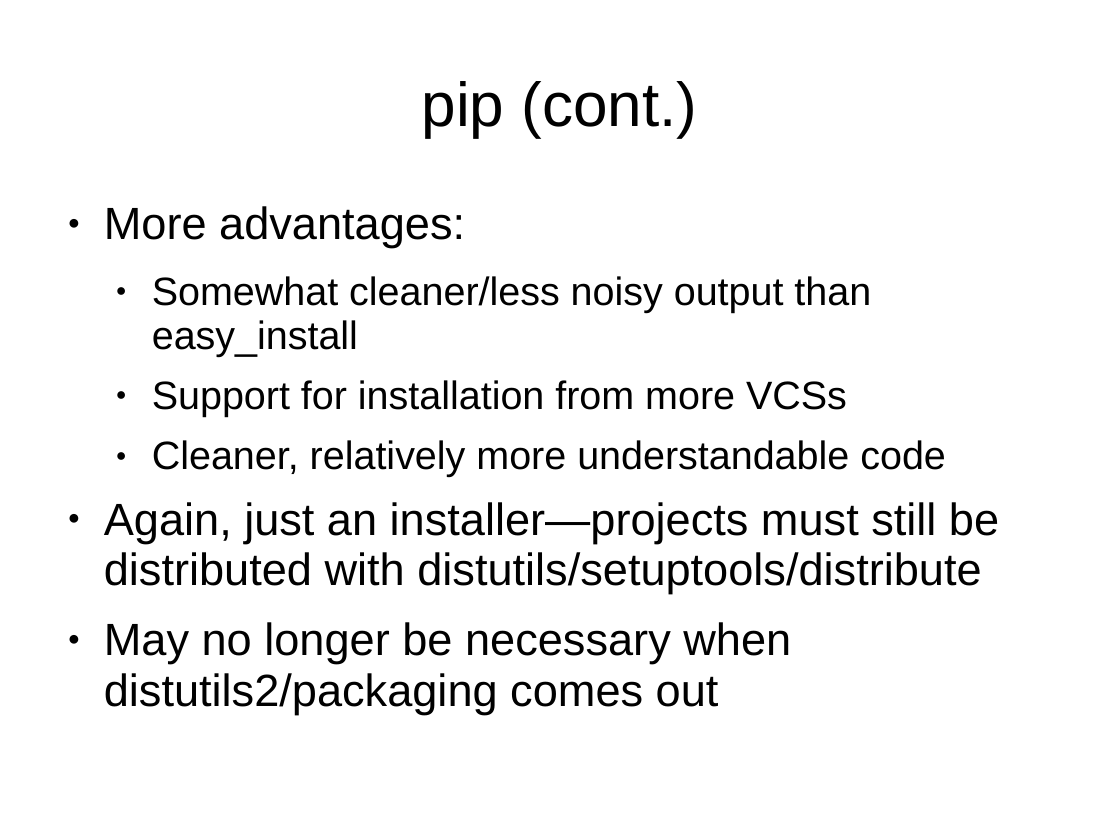
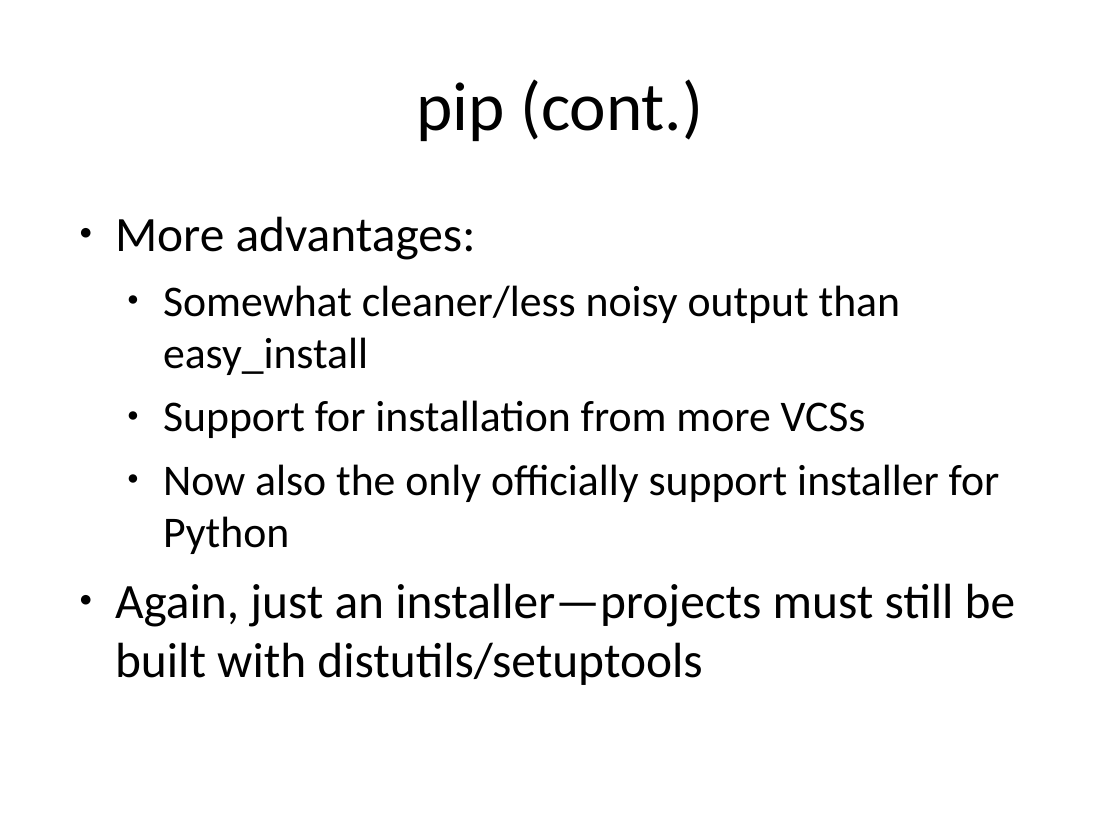
Before and after one commit to embray/pyastro-packaging-tutorial, a slide deck: slide 16 of packaging.ppt (slide 14 before the commit). Drawn at 1120x840 pixels with LibreOffice and Linux fonts; fonts in the diff are those of the drawing. Boxes give left, top, right and bottom in pixels: in the first picture for what was removed or moved away, otherwise in the second. Text is boxed around its words. In the diff, an @@ line names an element or a change of style, - is before the commit and + after.

```diff
--- a/packaging.ppt
+++ b/packaging.ppt
@@ title "pip (cont.)" at bbox=[416, 79, 703, 141]: size 44 to 49 pt, font Arial to Calibri; line spacing 0.93 to 1 @@
@@ text at bbox=[115, 216, 900, 438]: size 32 to 35 pt in "More advantages:"; font Arial to Calibri in "More advantages:", "Somewhat cleaner/less noisy output than easy_install", "Support for installation from more VCSs"; size 28 to 31 pt in "Somewhat cleaner/less noisy output than easy_install", "Support for installation from more VCSs"; line spacing 0.93 to 1; less space between paragraphs @@
@@ text at bbox=[115, 464, 1015, 685]: text changed; size 32 to 35 pt; font Arial to Calibri @@
-  ● Cleaner, relatively more understandable code
-● Again, just an installer—projects must still be distributed with distutils/setuptools/distribute
-● May no longer be necessary when distutils2/packaging comes out
+  ● Now also the only officially support installer for Python
+● Again, just an installer—projects must still be built with distutils/setuptools
```
Also in this commit, not shown: 7 other slides changed, 14 slides added, 10 slides removed.
